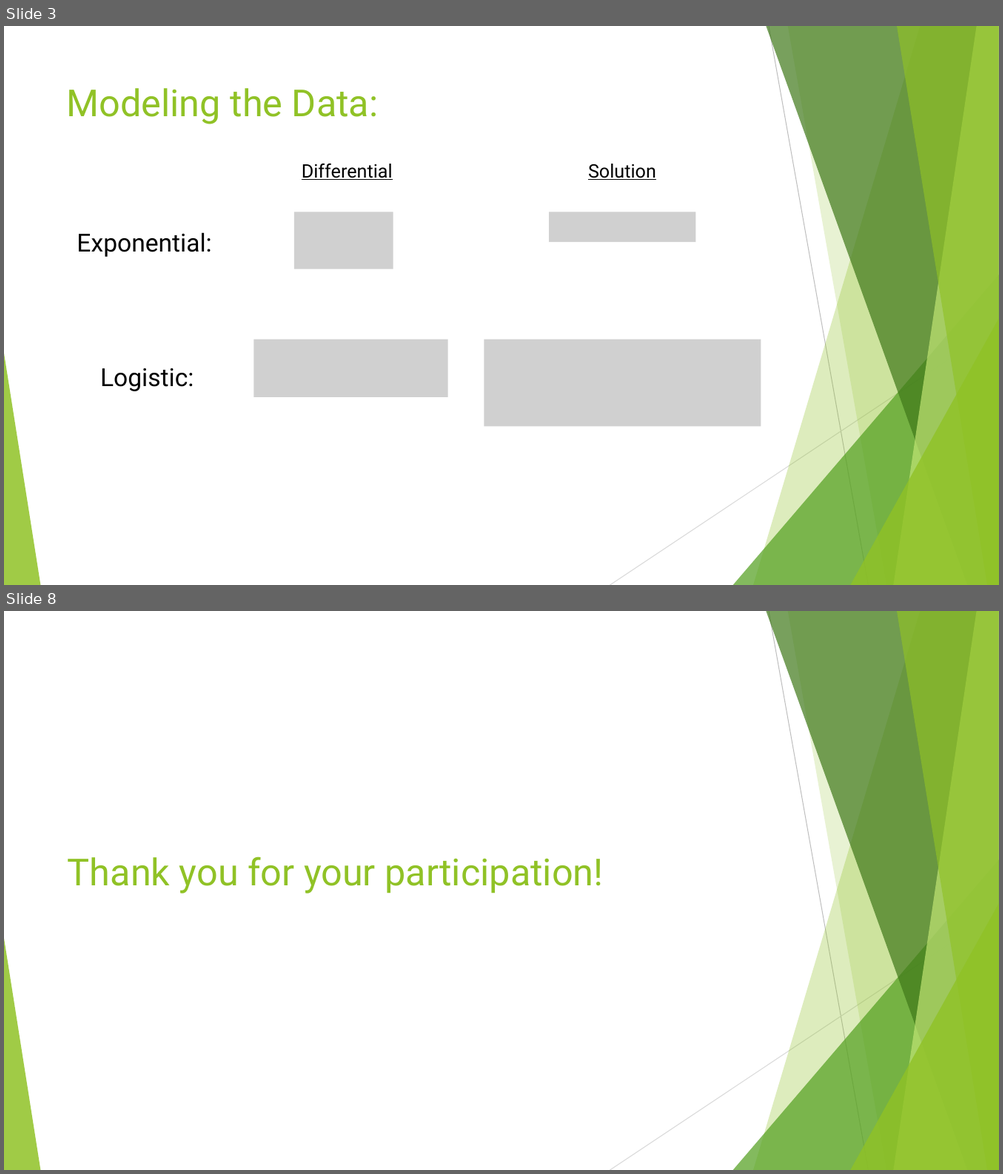
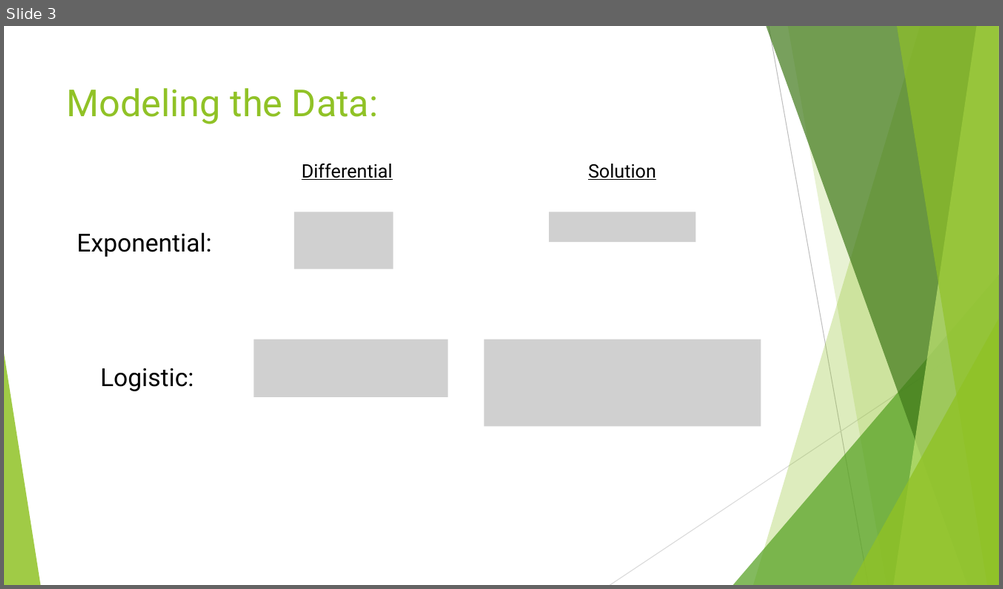
Before and after one commit to BananaBonanza/cwuMath475, a slide deck: PPGR_Presentation.pptx. Shown one above the other, each under a label of ours: slides 3 and 8 before the commit, slide 3 after it; the slides between them are not shown. The pictures are 1003x1174 and 1003x589 pixels, drawn with LibreOffice and Linux fonts; fonts in the diff are those of the drawing; grey boxes stand for pictures. Boxes give left, top, right and bottom in pixels: in the first picture for what was removed or moved away, otherwise in the second. Text is boxed around its words. In the diff, an @@ line names an element or a change of style, - is before the commit and + after.

```diff
--- a/PPGR_Presentation.pptx
+++ b/PPGR_Presentation.pptx
@@ slide 8 removed at box(4, 611, 999, 1170), background #FFFFFF; not listed: 10 template elements that a slide beside it also shows @@
@@ text removed at box(68, 857, 603, 894) @@
-Thank you for your participation!
```
Also in this commit, not shown: 5 slides changed, 2 slides added, 5 other files.
